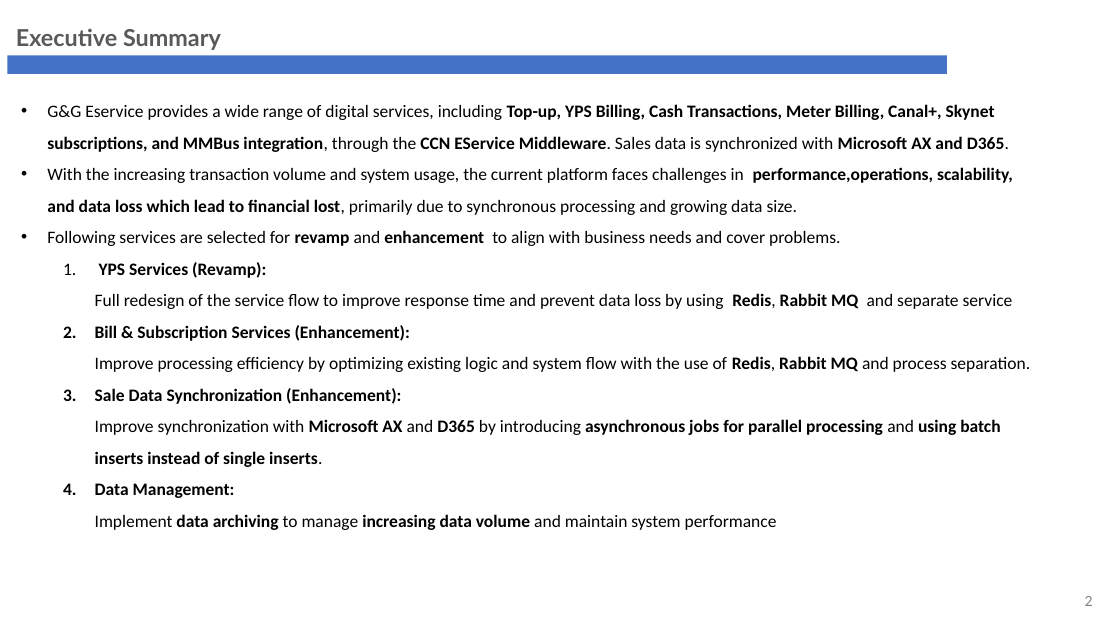
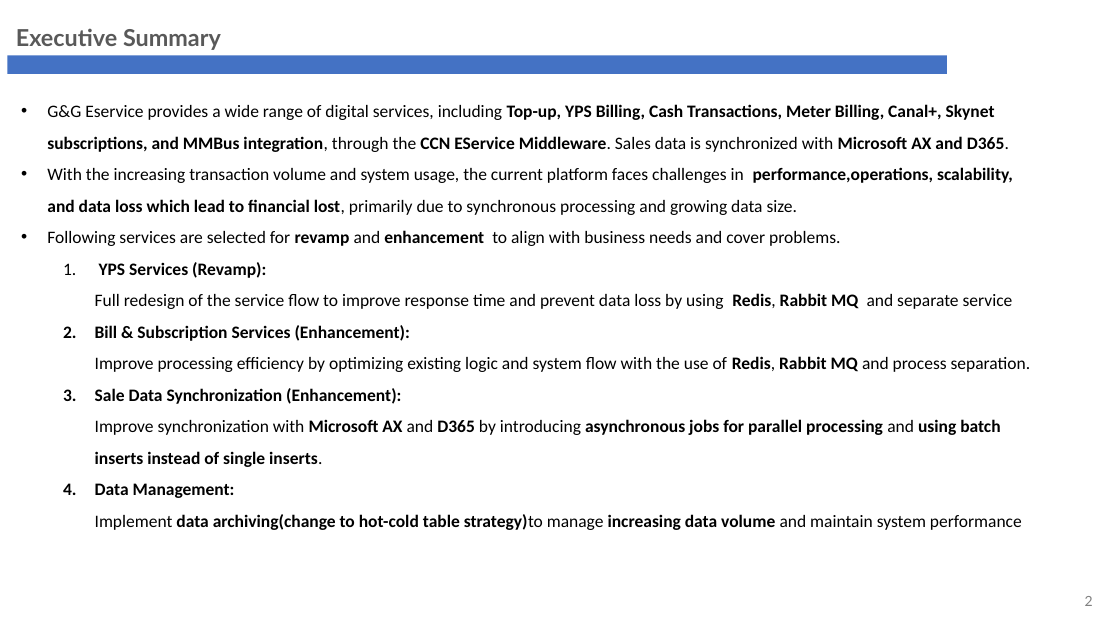
Before and after one commit to phyothuhan26/MySolutions, a slide deck: slide 2 of GandG_YPS/Presentation/G&G_Revamp_ARB.pptx. Drawn at 1120x630 pixels with LibreOffice and Linux fonts; fonts in the diff are those of the drawing; background and template pictures are left out. Boxes give left, top, right and bottom in pixels: in the first picture for what was removed or moved away, otherwise in the second. Text is boxed around its words. In the diff, an @@ line names an element or a change of style, - is before the commit and + after.

```diff
--- a/GandG_YPS/Presentation/G&G_Revamp_ARB.pptx
+++ b/GandG_YPS/Presentation/G&G_Revamp_ARB.pptx
@@ text at (95, 483, 1022, 530): text changed @@
-  4. Data Management:
-     Implement data archiving to manage increasing data volume and maintain system performance
+  4. Data Management:
+     Implement data archiving(change to hot-cold table strategy)to manage increasing data volume and maintain system performance
```
Also in this commit, not shown: 6 other slides changed, 5 slides added, 36 other files.
